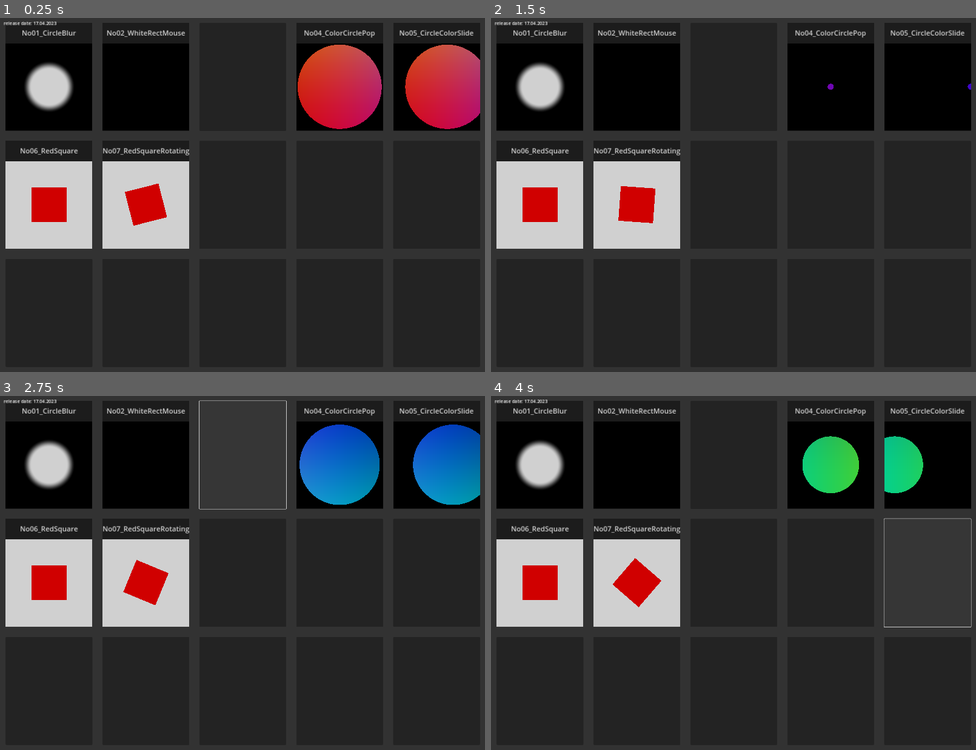
Above: before the commit, frames 1-4 (two rows, left to right).
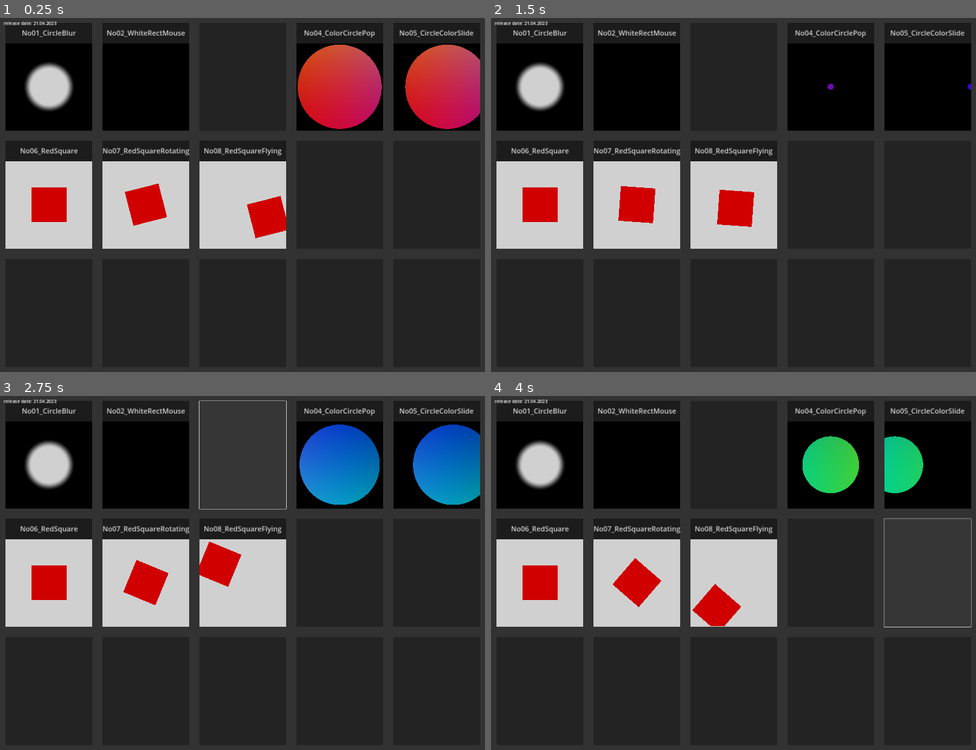
Above: after the commit, the same moments.

Repository: TechnoLukas/Godot4-Shaders
Game: Godot game, scene res://main.tscn
The game is run twice, just before and just after one commit, with the same random seed, the same clock (stepped at 60 frames per second) and the same inputs.
Inputs (mouse positions are in pixels of both pictures, inside the frame that each line leads up to):
- Up to frame 1 (0.25 s): no input
- Up to frame 2 (1.5 s): click (539, 78) at 0.52 s; click (966, 28) at 1.25 s
- Up to frame 3 (2.75 s): click (242, 456) at 2.02 s
- Up to frame 4 (4 s): click (830, 573) at 2.77 s; click (927, 573) at 3.52 s

The runs differ from the first frame. In frame 1, 4.6% of the frame differs, in the area x 6-59%, y 1-66%; in frame 2, 4.6%; in frame 3, 4.6%; in frame 4, 4.6%.

Commit message:
No08_RedSquareFlying

Diff:
--- a/main.tscn
+++ b/main.tscn
@@ -8,6 +8,7 @@
 [ext_resource type="Shader" path="res://shaders/shader_No5_Small.gdshader" id="4_7x0bs"]
 [ext_resource type="Shader" path="res://shaders/shader_No6_Small.gdshader" id="7_pb5w1"]
 [ext_resource type="Shader" path="res://shaders/shader_No7_Small.gdshader" id="8_plcd6"]
+[ext_resource type="Shader" path="res://shaders/shader_No8_Small.gdshader" id="9_oqkag"]
 
 [sub_resource type="Theme" id="Theme_bhqtq"]
 
@@ -34,6 +35,9 @@
 
 [sub_resource type="ShaderMaterial" id="ShaderMaterial_26nva"]
 shader = ExtResource("8_plcd6")
+
+[sub_resource type="ShaderMaterial" id="ShaderMaterial_jfkn2"]
+shader = ExtResource("9_oqkag")
 
 [sub_resource type="Theme" id="Theme_bnp8s"]
 Label/font_sizes/font_size = 18
@@ -355,9 +359,49 @@
 script = ExtResource("1_fjke5")
 scene = "res://scenes/No07_RedSquareRotating.tscn"
 
-[node name="button3" type="Button" parent="ColorRect/VBoxContainer/HBoxContainer2"]
-layout_mode = 2
-size_flags_horizontal = 3
+[node name="button3" type="ColorRect" parent="ColorRect/VBoxContainer/HBoxContainer2"]
+layout_mode = 2
+size_flags_horizontal = 3
+
+[node name="titlebar" type="ColorRect" parent="ColorRect/VBoxContainer/HBoxContainer2/button3"]
+layout_mode = 1
+anchors_preset = 10
+anchor_right = 1.0
+offset_bottom = 80.0
+grow_horizontal = 2
+color = Color(0.133333, 0.133333, 0.133333, 1)
+
+[node name="title" type="Label" parent="ColorRect/VBoxContainer/HBoxContainer2/button3/titlebar"]
+layout_mode = 1
+anchors_preset = 15
+anchor_right = 1.0
+anchor_bottom = 1.0
+grow_horizontal = 2
+grow_vertical = 2
+theme_override_font_sizes/font_size = 28
+text = "No08_RedSquareFlying"
+horizontal_alignment = 1
+vertical_alignment = 1
+
+[node name="ColorRect" type="ColorRect" parent="ColorRect/VBoxContainer/HBoxContainer2/button3"]
+material = SubResource("ShaderMaterial_jfkn2")
+layout_mode = 1
+anchors_preset = 10
+anchor_right = 1.0
+offset_top = 80.0
+offset_bottom = 424.0
+grow_horizontal = 2
+
+[node name="button" type="Button" parent="ColorRect/VBoxContainer/HBoxContainer2/button3"]
+layout_mode = 1
+anchors_preset = 15
+anchor_right = 1.0
+anchor_bottom = 1.0
+grow_horizontal = 2
+grow_vertical = 2
+theme_override_styles/normal = SubResource("StyleBoxFlat_vjlwb")
+script = ExtResource("1_fjke5")
+scene = "res://scenes/No08_RedSquareFlying.tscn"
 
 [node name="button4" type="Button" parent="ColorRect/VBoxContainer/HBoxContainer2"]
 layout_mode = 2
@@ -401,7 +445,7 @@
 offset_bottom = 36.0
 size_flags_horizontal = 4
 theme = SubResource("Theme_bnp8s")
-text = "release date: 17.04.2023"
+text = "release date: 21.04.2023"
 
 [connection signal="pressed" from="ColorRect/VBoxContainer/HBoxContainer/button1/button" to="ColorRect/VBoxContainer/HBoxContainer/button1/button" method="_on_pressed"]
 [connection signal="pressed" from="ColorRect/VBoxContainer/HBoxContainer/button2/button" to="ColorRect/VBoxContainer/HBoxContainer/button2/button" method="_on_pressed"]
@@ -409,3 +453,4 @@
 [connection signal="pressed" from="ColorRect/VBoxContainer/HBoxContainer/button5/button" to="ColorRect/VBoxContainer/HBoxContainer/button5/button" method="_on_pressed"]
 [connection signal="pressed" from="ColorRect/VBoxContainer/HBoxContainer2/button1/button" to="ColorRect/VBoxContainer/HBoxContainer2/button1/button" method="_on_pressed"]
 [connection signal="pressed" from="ColorRect/VBoxContainer/HBoxContainer2/button2/button" to="ColorRect/VBoxContainer/HBoxContainer2/button2/button" method="_on_pressed"]
+[connection signal="pressed" from="ColorRect/VBoxContainer/HBoxContainer2/button3/button" to="ColorRect/VBoxContainer/HBoxContainer2/button3/button" method="_on_pressed"]
--- a/project.godot
+++ b/project.godot
@@ -28,5 +28,4 @@
 
 [rendering]
 
-renderer/rendering_method="gl_compatibility"
 renderer/rendering_method.mobile="gl_compatibility"
--- /dev/null
+++ b/scenes/No08_RedSquareFlying.tscn
@@ -0,0 +1,76 @@
+[gd_scene load_steps=5 format=3 uid="uid://c7lip6r2e4td5"]
+
+[ext_resource type="Script" path="res://changescene.gd" id="1_d8jkk"]
+[ext_resource type="Shader" path="res://shaders/shader_No8_Big.gdshader" id="2_padw0"]
+
+[sub_resource type="StyleBoxFlat" id="StyleBoxFlat_eg16j"]
+bg_color = Color(0.564706, 0, 0.0117647, 1)
+
+[sub_resource type="ShaderMaterial" id="ShaderMaterial_tqeto"]
+shader = ExtResource("2_padw0")
+
+[node name="Control" type="Control"]
+layout_mode = 3
+anchors_preset = 15
+anchor_right = 1.0
+anchor_bottom = 1.0
+grow_horizontal = 2
+grow_vertical = 2
+
+[node name="ColorRect" type="ColorRect" parent="."]
+layout_mode = 1
+anchors_preset = 15
+anchor_right = 1.0
+anchor_bottom = 1.0
+grow_horizontal = 2
+grow_vertical = 2
+color = Color(0.196078, 0.196078, 0.196078, 1)
+
+[node name="titlebar" type="ColorRect" parent="ColorRect"]
+layout_mode = 1
+anchors_preset = 10
+anchor_right = 1.0
+offset_bottom = 80.0
+grow_horizontal = 2
+color = Color(0.133333, 0.133333, 0.133333, 1)
+
+[node name="title" type="Label" parent="ColorRect/titlebar"]
+layout_mode = 1
+anchors_preset = 15
+anchor_right = 1.0
+anchor_bottom = 1.0
+grow_horizontal = 2
+grow_vertical = 2
+theme_override_font_sizes/font_size = 40
+text = "No08_RedSquareFlying"
+horizontal_alignment = 1
+vertical_alignment = 1
+
+[node name="ColorRect" type="Button" parent="ColorRect/titlebar"]
+layout_mode = 1
+anchors_preset = -1
+anchor_left = 1.0
+anchor_top = 0.5
+anchor_right = 1.0
+anchor_bottom = 0.5
+offset_left = -70.0
+offset_top = -30.0
+offset_right = -10.0
+offset_bottom = 30.0
+grow_horizontal = 0
+grow_vertical = 2
+theme_override_styles/normal = SubResource("StyleBoxFlat_eg16j")
+script = ExtResource("1_d8jkk")
+scene = "res://main.tscn"
+
+[node name="ColorRect" type="ColorRect" parent="ColorRect"]
+material = SubResource("ShaderMaterial_tqeto")
+layout_mode = 1
+anchors_preset = 15
+anchor_right = 1.0
+anchor_bottom = 1.0
+offset_top = 80.0
+grow_horizontal = 2
+grow_vertical = 2
+
+[connection signal="pressed" from="ColorRect/titlebar/ColorRect" to="ColorRect/titlebar/ColorRect" method="_on_pressed"]
--- /dev/null
+++ b/shaders/shader_No8_Big.gdshader
@@ -0,0 +1,34 @@
+//No08_RedSquareFlying
+
+//based on https://inspirnathan.com/posts/47-shadertoy-tutorial-part-1/
+//see more info about shaders here --> https://github.com/TechnoLukas/My-favourite-shaders-links
+//ported with https://github.com/jayaarrgh/shadertoy2godot (with some hand fixing)
+//on shadertoy https://www.shadertoy.com/view/dddXW2
+
+shader_type canvas_item;
+vec2 rotate(vec2 uv, float th) {
+  return mat2(vec2(cos(th), sin(th)),vec2(-sin(th), cos(th))) * uv;
+}
+
+vec3 sdfSquare(vec2 uv, float size, vec2 offset) {
+  float x = uv.x - offset.x;
+  float y = uv.y - offset.y;
+  vec2 rotated = rotate(vec2(x,y), TIME);
+  float d = max(abs(rotated.x), abs(rotated.y)) - size;
+
+  return d > 0. ? vec3(1.) : vec3(1., 0., 0.);
+}
+
+void fragment() {
+
+  vec2 uv = FRAGCOORD.xy/(1.0/SCREEN_PIXEL_SIZE).xy; // <0, 1>
+  uv -= 0.5; // <-0.5,0.5>
+  uv.x *= (1.0/SCREEN_PIXEL_SIZE).x/(1.0/SCREEN_PIXEL_SIZE).y; // fix aspect ratio
+
+  vec2 offset = vec2(cos(TIME)*0.3, sin(2.0*TIME)*0.3);
+
+  vec3 col = sdfSquare(uv, 0.2, offset);
+
+  // Output to screen
+  COLOR = vec4(col,1.0);
+}
--- /dev/null
+++ b/shaders/shader_No8_Small.gdshader
@@ -0,0 +1,34 @@
+//No08_RedSquareFlying
+
+//based on https://inspirnathan.com/posts/47-shadertoy-tutorial-part-1/
+//see more info about shaders here --> https://github.com/TechnoLukas/My-favourite-shaders-links
+//ported with https://github.com/jayaarrgh/shadertoy2godot (with some hand fixing)
+//on shadertoy https://www.shadertoy.com/view/dddXW2
+
+shader_type canvas_item;
+vec2 rotate(vec2 uv, float th) {
+  return mat2(vec2(cos(th), sin(th)),vec2(-sin(th), cos(th))) * uv;
+}
+
+vec3 sdfSquare(vec2 uv, float size, vec2 offset) {
+	float x = uv.x - offset.x;
+	float y = uv.y - offset.y;
+	vec2 rotated = rotate(vec2(x,y), TIME);
+	float d = max(abs(rotated.x), abs(rotated.y)) - size;
+
+	return d > 0. ? vec3(1.) : vec3(1., 0., 0.);
+}
+
+void fragment() {
+
+	vec2 uv = UV;
+	uv.y=uv.y-0.5;
+	uv.x=uv.x-0.5;
+
+	vec2 offset = vec2(cos(TIME)*0.3, sin(2.0*TIME)*0.3);
+
+	vec3 col = sdfSquare(uv, 0.2, offset);
+
+	// Output to screen
+	COLOR = vec4(col,1.0);
+}
Binary file added: images/No08_RedSquareFlying1.gif
Binary file added: images/No08_RedSquareFlying2.gif
Not shown: 1 places in main.tscn that only renumber resources
Not shown, changed: README.md
